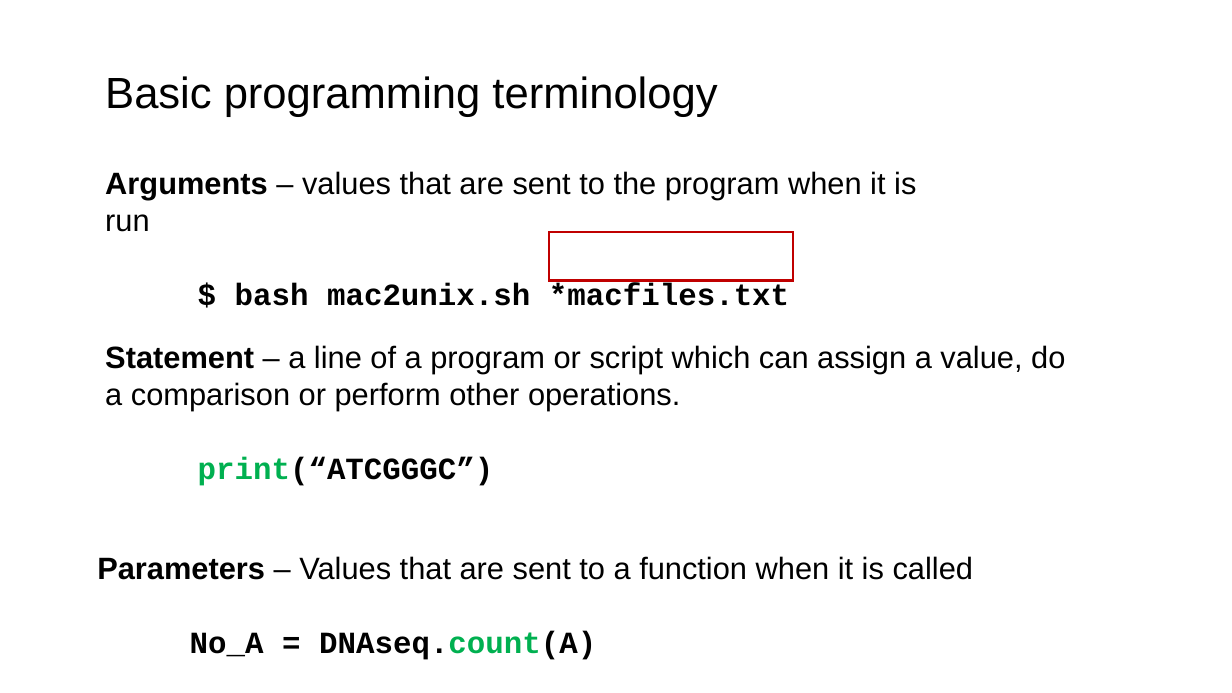
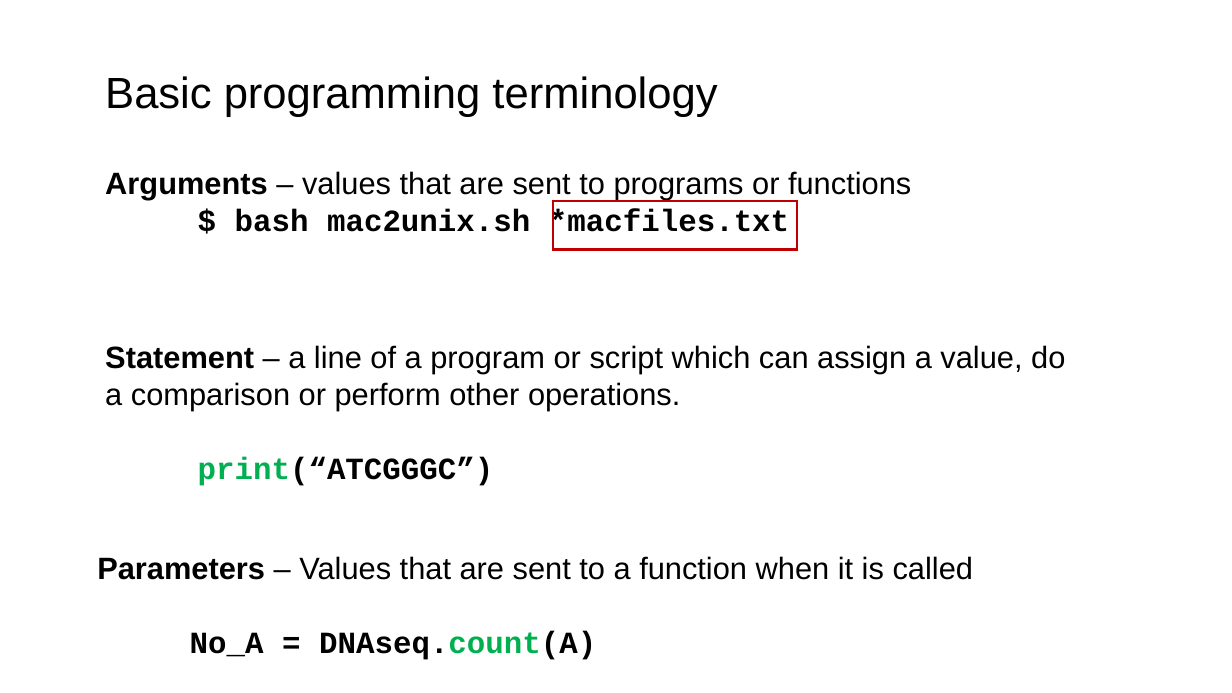
Before and after one commit to tparchman/F23_BIOL792, a slide deck: slide 8 of week5/week5_chap7_python_first_steps.pptx. Drawn at 1232x693 pixels with LibreOffice and Linux fonts; fonts in the diff are those of the drawing. Boxes give left, top, right and bottom in pixels: in the first picture for what was removed or moved away, otherwise in the second. Text is boxed around its words. In the diff, an @@ line names an element or a change of style, - is before the commit and + after.

```diff
--- a/week5/week5_chap7_python_first_steps.pptx
+++ b/week5/week5_chap7_python_first_steps.pptx
@@ text at (105,171,911,200): text changed @@
-Arguments – values that are sent to the program when it is run
+Arguments – values that are sent to programs or functions
@@ rectangle: place and size @@
-rectangle at (549,232,793,280)
+rectangle at (553,201,797,250)
```
Also in this commit, not shown: 5 other slides changed, 1 other file.
